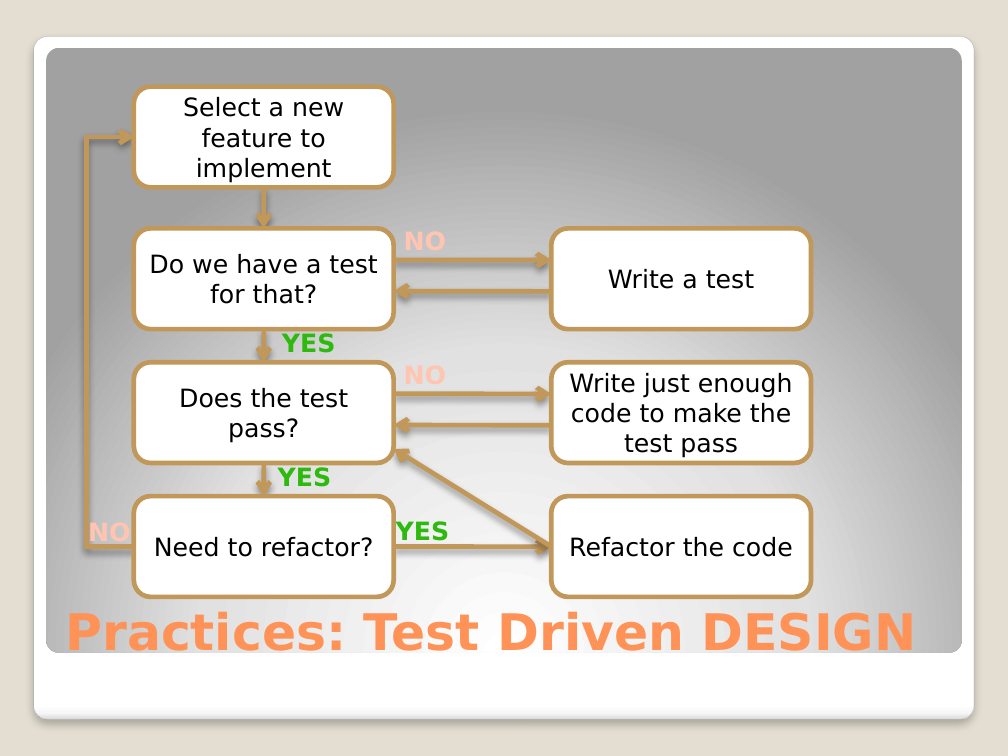
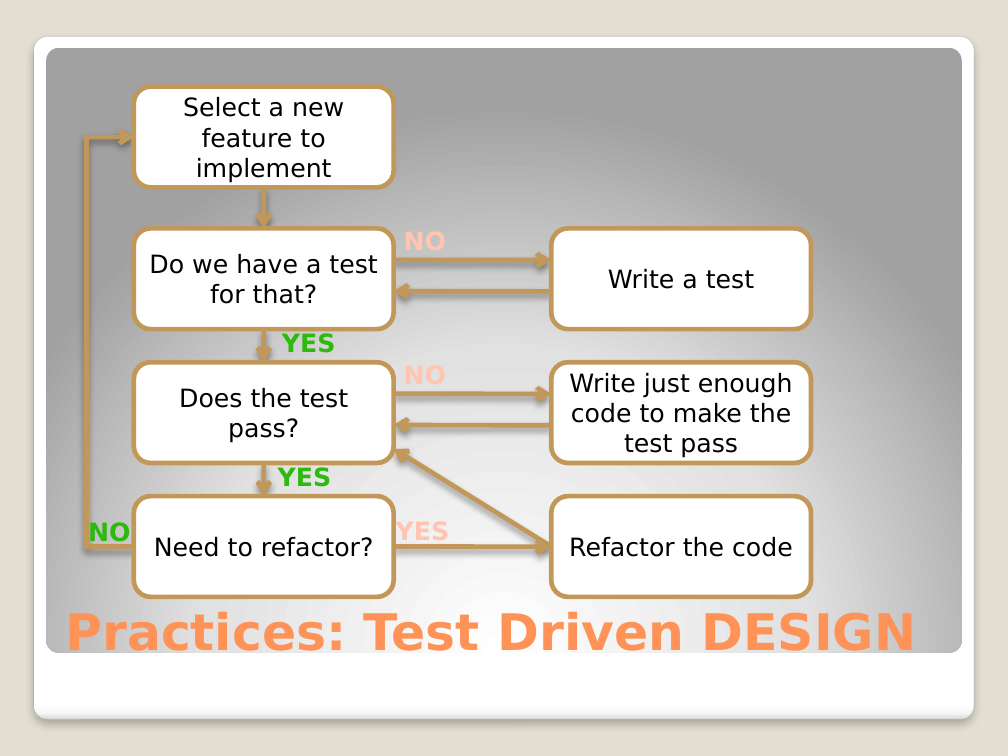
Before and after one commit to michelgrootjans/dkvlessonslearned, a slide deck: slide 6 of slides/Technical Session/Lessons learned.pptx. Drawn at 1008x756 pixels with LibreOffice and Linux fonts; fonts in the diff are those of the drawing. Boxes give left, top, right and bottom in pixels: in the first picture for what was removed or moved away, otherwise in the second. Text is boxed around its words. In the diff, an @@ line names an element or a change of style, - is before the commit and + after.

```diff
--- a/slides/Technical Session/Lessons learned.pptx
+++ b/slides/Technical Session/Lessons learned.pptx
@@ text "NO" at [88,521,130,544]: text colour gradient #FFD5C6 to #FFC6B2 to #7C3F00 to gradient #175A09 to #2DB90E to #2AAC0D, letter outline #EC7800 0.83 pt to #37672C 0.71 pt @@
@@ text "YES" at [396,521,450,546]: text colour gradient #175A09 to #2DB90E to #2AAC0D to gradient #FFD5C6 to #FFC6B2 to #7C3F00, letter outline #37672C 0.71 pt to #EC7800 0.83 pt @@
```
Also in this commit, not shown: 17 other slides changed.
